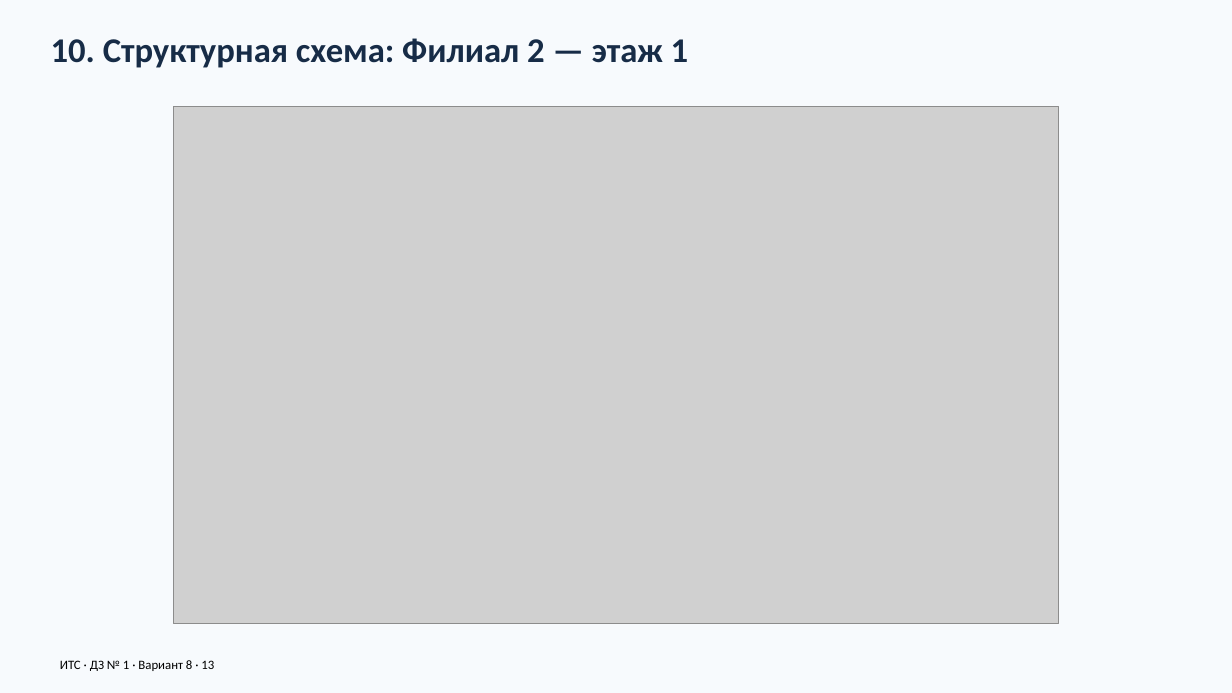
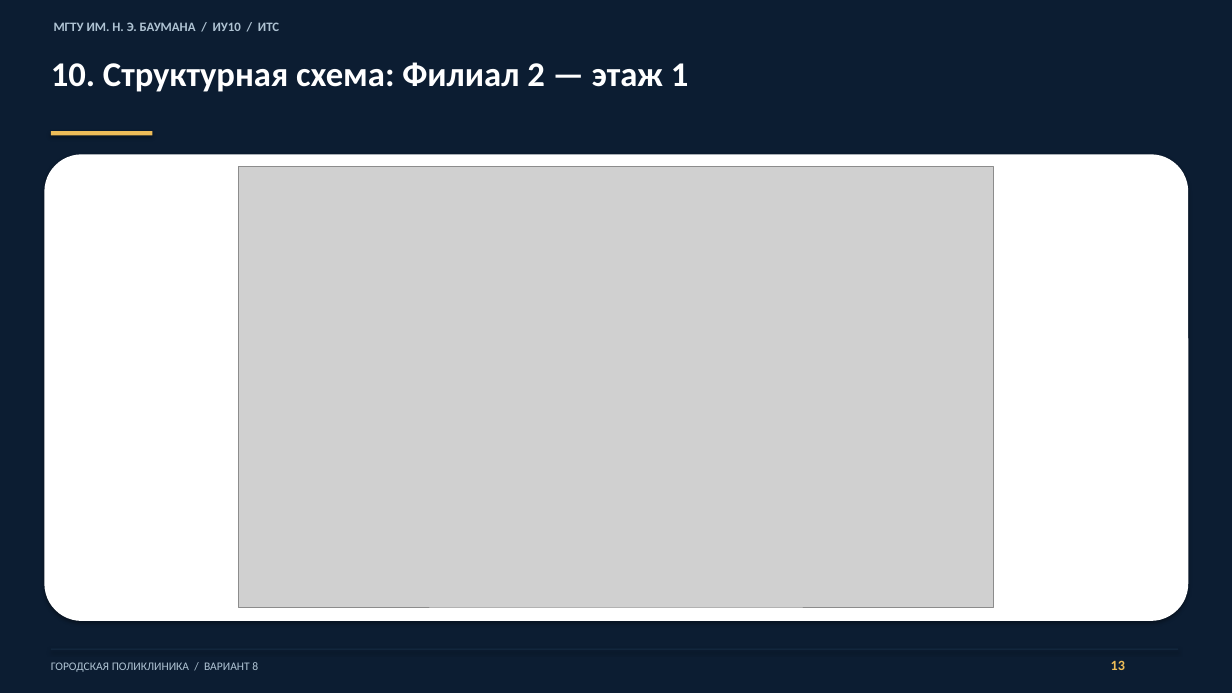
Before and after one commit to warofconnection/dz, a slide deck: slide 13 of docs/Презентация_вариант_8.pptx. Drawn at 1232x693 pixels with LibreOffice and Linux fonts; fonts in the diff are those of the drawing; grey boxes stand for pictures. Boxes give left, top, right and bottom in pixels: in the first picture for what was removed or moved away, otherwise in the second. Text is boxed around its words. In the diff, an @@ line names an element or a change of style, - is before the commit and + after.

Commit message:
Polish presentation design and neutral report wording with accepted estimate pricing

```diff
--- a/docs/Презентация_вариант_8.pptx
+++ b/docs/Презентация_вариант_8.pptx
@@ background #F7FAFD to #0C1D32 @@
@@ text added at (54,22,279,31), 10 pt, text #AFC3D3, bold @@
+МГТУ ИМ. Н. Э. БАУМАНА / ИУ10 / ИТС
@@ text "10. Структурная схема: Филиал 2 ...": place and size @@
-text "10. Структурная схема: Филиал 2 ..." at (51,38,689,68)
+text "10. Структурная схема: Филиал 2 ..." at (51,62,689,92)
@@ text "10. Структурная схема: Филиал 2 ..." at (51,62,689,92): text colour #172C47 to #FFFFFF @@
@@ rectangle added at (51,131,152,135), fill #EEBD58 @@
@@ rounded rectangle added at (44,154,1189,621), fill #FFFFFF @@
@@ picture: place and size @@
-picture at (173,106,1058,624)
+picture at (238,166,993,607)
@@ rectangle added at (51,649,1178,650), fill #162C44 @@
@@ text at (51,662,258,672): text changed; size 10 to 9 pt; text colour #000000 to #AFC3D3 @@
-ИТС · ДЗ № 1 · Вариант 8 · 13
+ГОРОДСКАЯ ПОЛИКЛИНИКА / ВАРИАНТ 8
@@ text added at (1111,660,1125,670), 11 pt, text #EEBD58, bold @@
+13
```
Also in this commit, not shown: 17 other slides changed, 7 other files.
